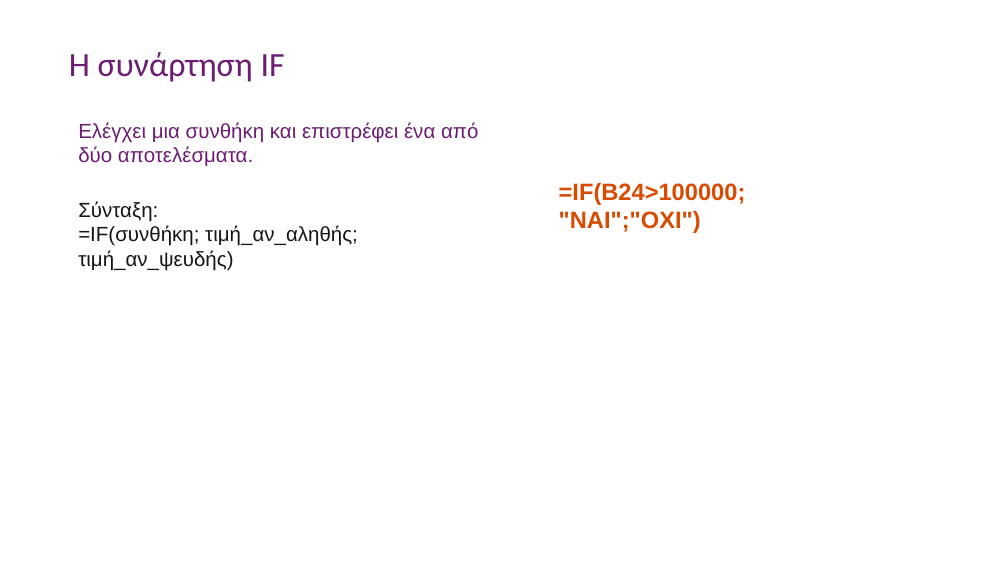
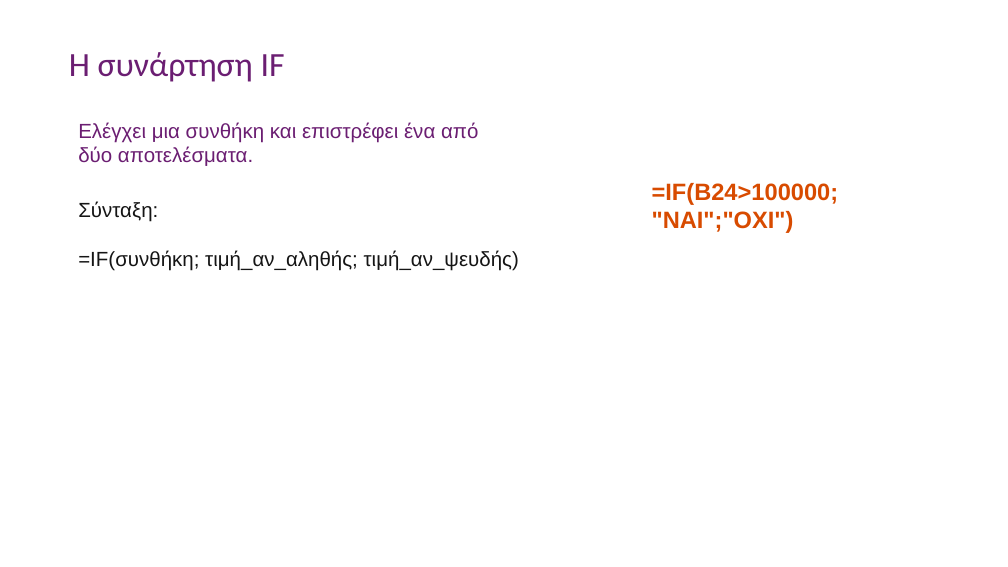
Before and after one commit to aristos32/education, a slide deck: slide 5 of schools-presentations/B Gymnasiou/B41M10 - Συναρτήσεις.pptx. Drawn at 1008x567 pixels with LibreOffice and Linux fonts; fonts in the diff are those of the drawing. Boxes give left, top, right and bottom in pixels: in the first picture for what was removed or moved away, otherwise in the second. Text is boxed around its words. In the diff, an @@ line names an element or a change of style, - is before the commit and + after.

```diff
--- a/schools-presentations/B Gymnasiou/B41M10 - Συναρτήσεις.pptx
+++ b/schools-presentations/B Gymnasiou/B41M10 - Συναρτήσεις.pptx
@@ text "=IF(B24>100000;": place and size @@
-text "=IF(B24>100000;" at <box>559,183,746,233</box>
+text "=IF(B24>100000;" at <box>652,183,839,233</box>
@@ text "Σύνταξη:" rewrapped from <box>78,201,358,271</box> to <box>78,201,519,271</box> @@
```
Also in this commit, not shown: 2 slides removed, 11 other files.
